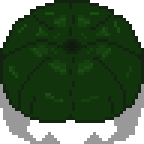
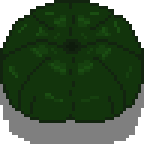
Two versions of the same layered image (144×144). Layer-by-layer changes:
added layer "Shadow" (1st of 2) above "Shadow" over [0,84,144,144]
painted on "Shadow" (2nd of 2) over [0,84,144,144]
